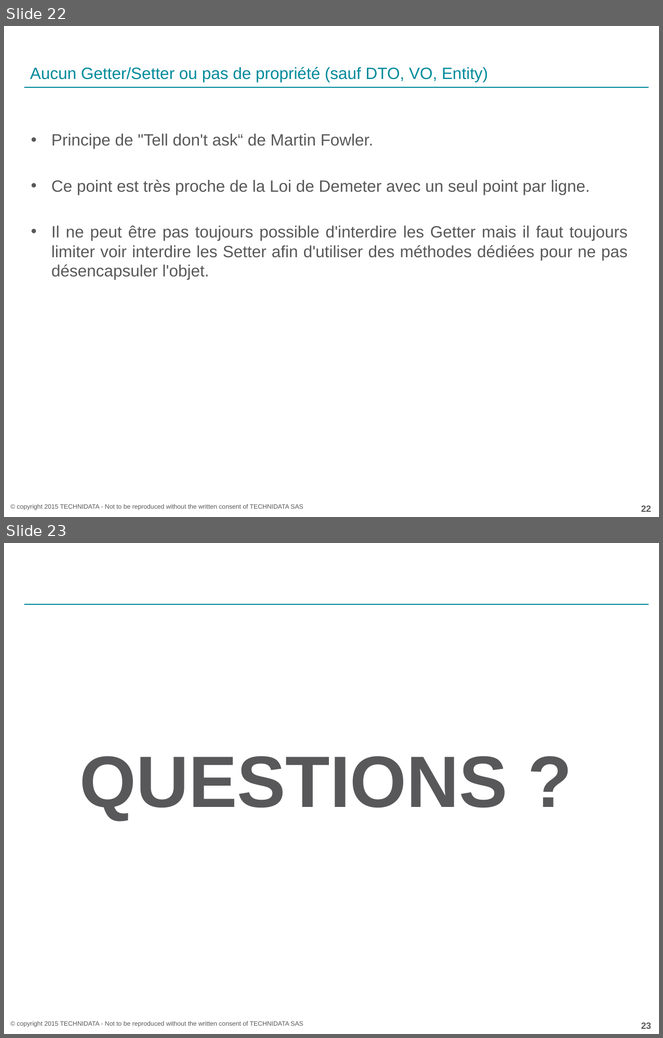
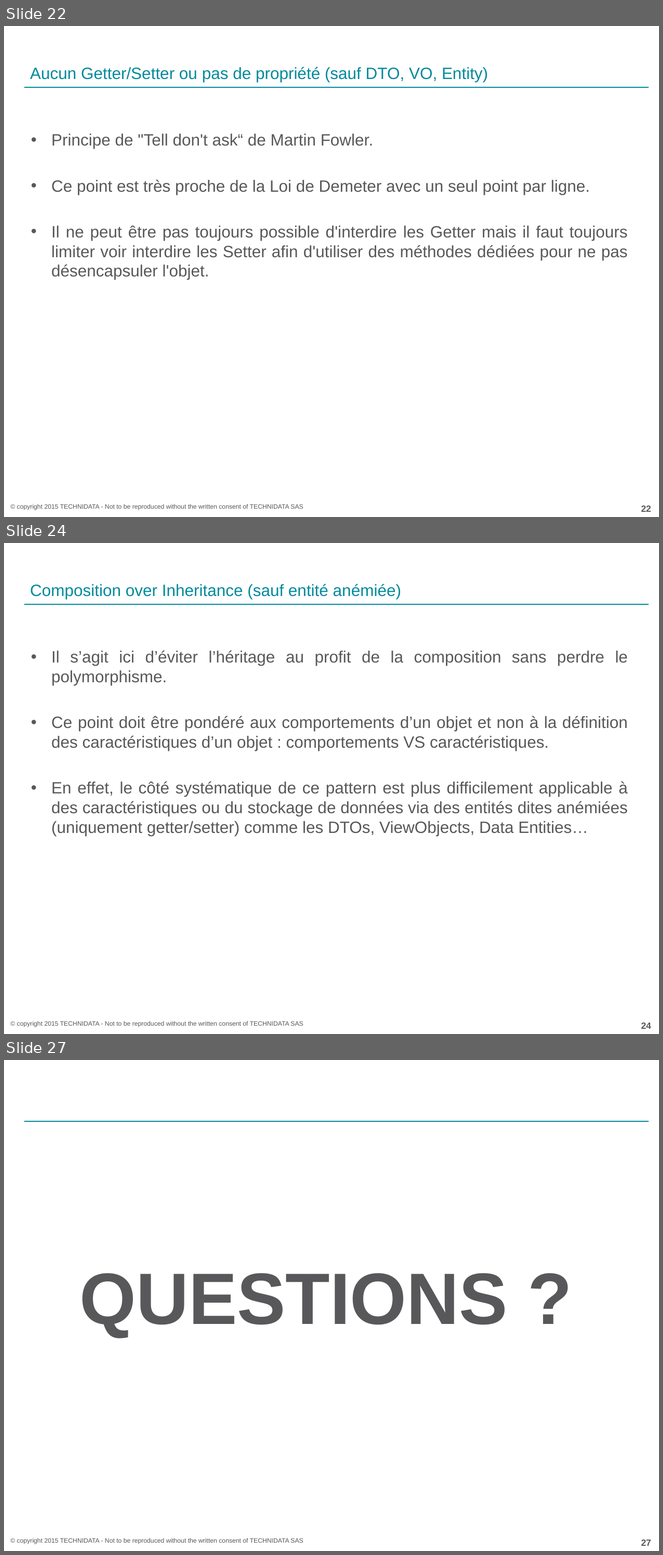
Before and after one commit to acoudene/ObjectCalisthenics, a slide deck: ObjectCalisthenics.pptx. Shown one above the other, each under a label of ours: slides 22 and 23 before the commit, slides 22, 24 and 27 after it; the slides between them are not shown. The pictures are 663x1038 and 663x1555 pixels, drawn with LibreOffice and Linux fonts; fonts in the diff are those of the drawing; background and template pictures are left out. Boxes give left, top, right and bottom in pixels: in the first picture for what was removed or moved away, otherwise in the second. Text is boxed around its words. In the diff, an @@ line names an element or a change of style, - is before the commit and + after.

Commit message:
Update powerpoint with "Composition over inheritance"

```diff
--- a/ObjectCalisthenics.pptx
+++ b/ObjectCalisthenics.pptx
@@ slide 24 added at box(4, 543, 659, 1034), background #FFFFFF; not listed: 3 template elements that a slide beside it also shows @@
@@ title added at box(30, 584, 401, 599), 18 pt, text #008A9B @@
+Composition over Inheritance (sauf entité anémiée)
@@ text added at box(51, 651, 629, 836), 18 pt, text #58585A @@
+• Il s’agit ici d’éviter l’héritage au profit de la composition sans perdre le polymorphisme.
+• Ce point doit être pondéré aux comportements d’un objet et non à la définition des caractéristiques d’un objet : comportements VS caractéristiques.
+• En effet, le côté systématique de ce pattern est plus difficilement applicable à des caractéristiques ou du stockage de données via des entités dites anémiées (uniquement getter/setter) comme les DTOs, ViewObjects, Data Entities…
@@ what was slide 23 is now slide 27 @@
@@ page number at box(642, 1540, 651, 1546): text changed @@
-23
+27
```
Also in this commit, not shown: 2 slides changed, 3 other slides added, 1 other file.
